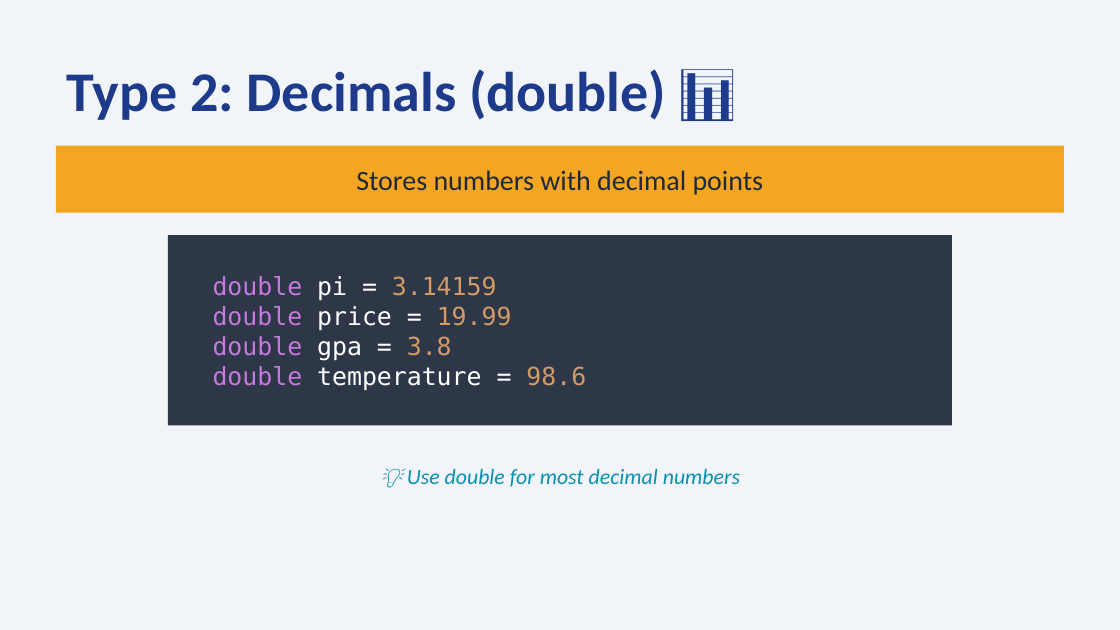
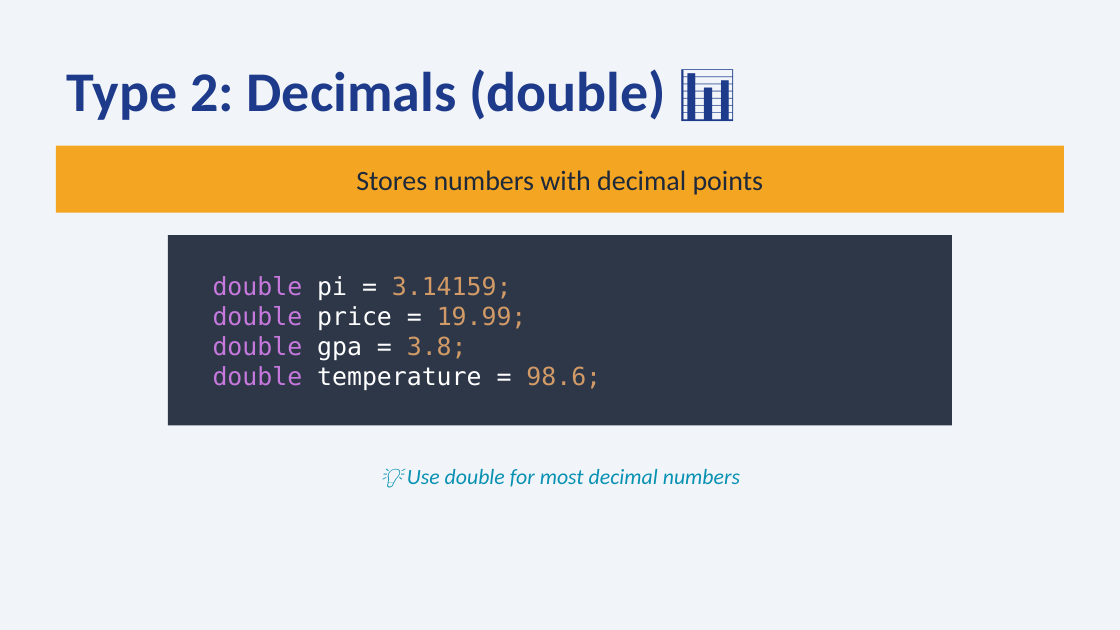
Before and after one commit to fmalazemi/cs143, a slide deck: slide 5 of slides/Lecture2_Variables.pptx. Drawn at 1120x630 pixels with LibreOffice and Linux fonts; fonts in the diff are those of the drawing. Boxes give left, top, right and bottom in pixels: in the first picture for what was removed or moved away, otherwise in the second. Text is boxed around its words. In the diff, an @@ line names an element or a change of style, - is before the commit and + after.

```diff
--- a/slides/Lecture2_Variables.pptx
+++ b/slides/Lecture2_Variables.pptx
@@ text at box(213, 276, 601, 390): text changed @@
-double pi = 3.14159
-double price = 19.99
-double gpa = 3.8
-double temperature = 98.6
+double pi = 3.14159;
+double price = 19.99;
+double gpa = 3.8;
+double temperature = 98.6;
```
Also in this commit, not shown: 7 other slides changed.
